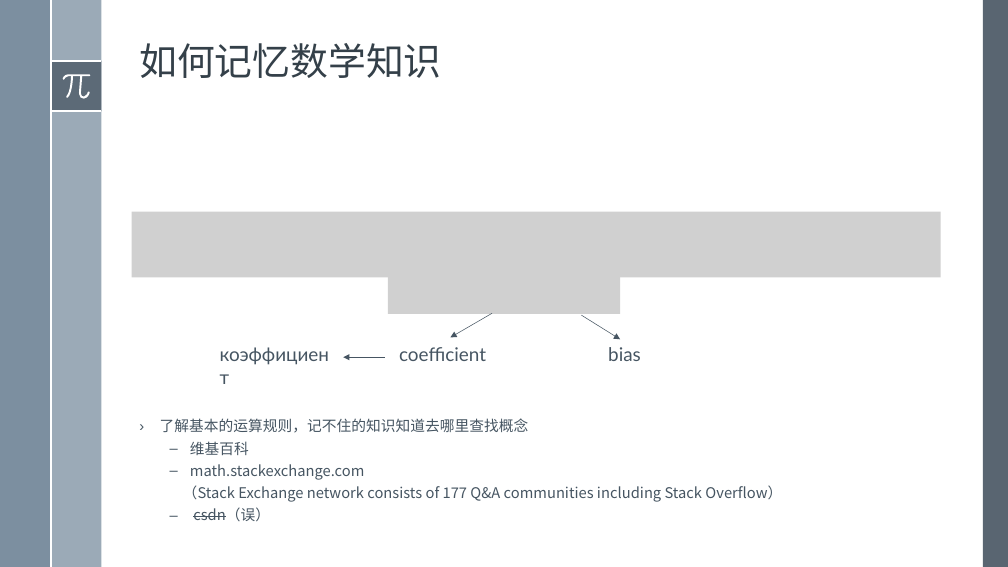
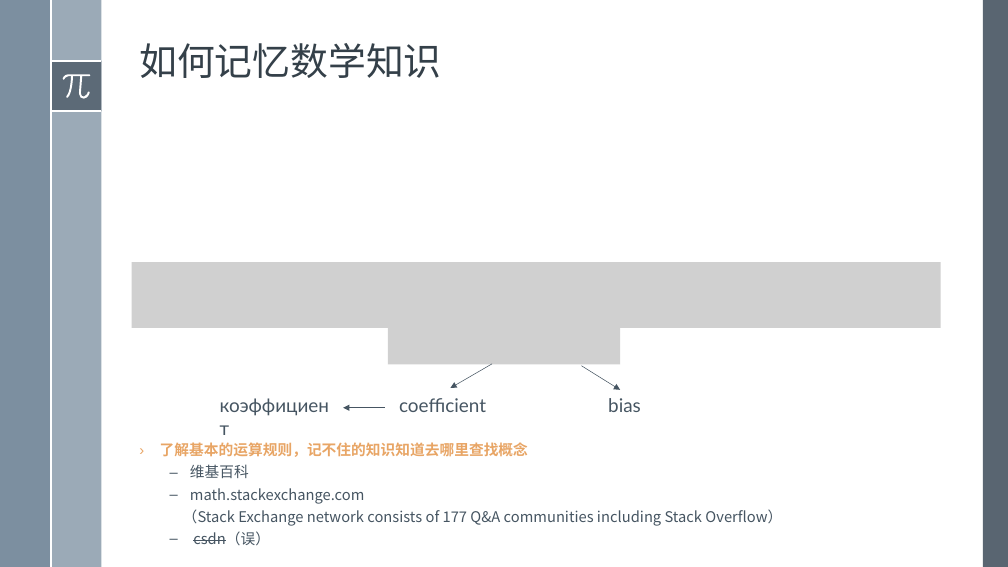
Before and after one commit to SakigamiYang/PyCon, a slide deck: slide 15 of Python-Meetup/20200719/面向一小部分程序员的数学学习相关话题简言.pptx. Drawn at 1008x567 pixels with LibreOffice and Linux fonts; fonts in the diff are those of the drawing; grey boxes stand for pictures. Boxes give left, top, right and bottom in pixels: in the first picture for what was removed or moved away, otherwise in the second. Text is boxed around its words. In the diff, an @@ line names an element or a change of style, - is before the commit and + after.

```diff
--- a/Python-Meetup/20200719/面向一小部分程序员的数学学习相关话题简言.pptx
+++ b/Python-Meetup/20200719/面向一小部分程序员的数学学习相关话题简言.pptx
@@ picture removed at <box>132,212,941,278</box> @@
@@ picture added at <box>132,262,941,328</box> @@
@@ picture removed at <box>388,265,620,314</box> @@
@@ picture added at <box>388,316,620,364</box> @@
@@ 3 texts, 3 arrows: place and size @@
-3 texts, 3 arrows at <box>212,313,641,370</box>
+3 texts, 3 arrows at <box>212,364,641,420</box>
@@ text "了解基本的运算规则，记不住的知识知道去哪里查找概念": place and size @@
-text "了解基本的运算规则，记不住的知识知道去哪里查找概念" at <box>160,418,782,521</box>
+text "了解基本的运算规则，记不住的知识知道去哪里查找概念" at <box>160,442,782,545</box>
@@ text at <box>160,442,528,457</box>: text colour #465562 to #E8A565, bold on in "了解基本的运算规则，记不住的知识知道去哪里查找概念" @@
```
Also in this commit, not shown: 5 other slides changed, 3 other files.
